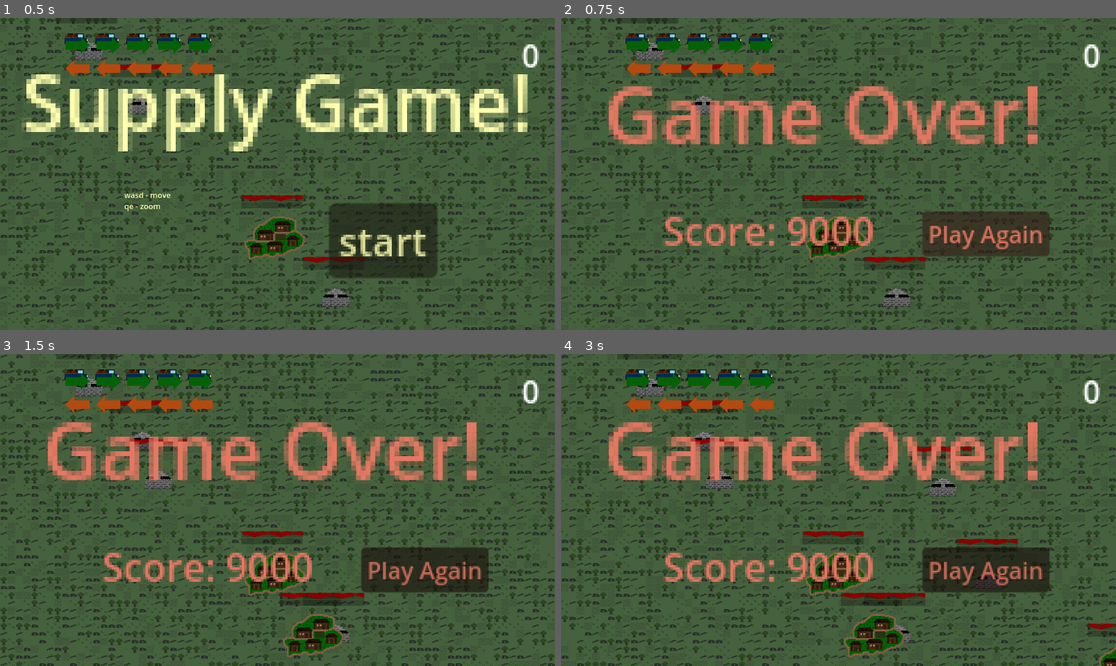
Above: before the commit, frames 1-4 (two rows, left to right).
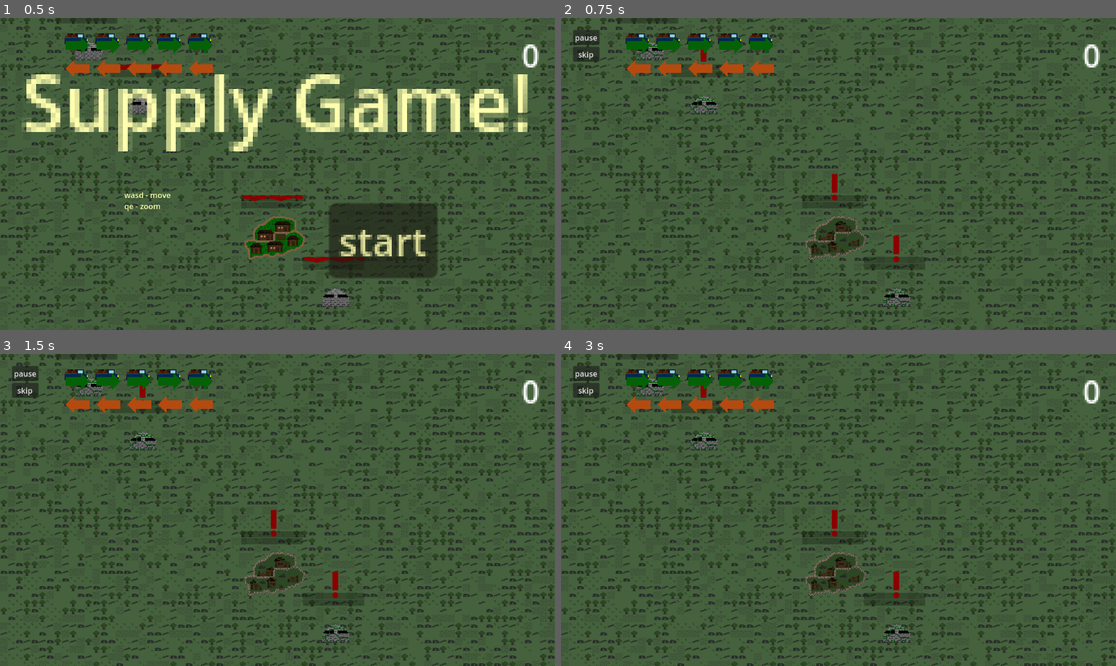
Above: after the commit, the same moments.

Repository: lewis785/ludum-dare-53
Game: Godot game, scene res://scenes/main.tscn
Same seed, same stepped clock (60 frames per second), same inputs: the game is played once before the commit and once after it.
Inputs (mouse positions are in pixels of both pictures, inside the frame that each line leads up to):
- Up to frame 1 (0.5 s): no input
- Up to frame 2 (0.75 s): click "start" at 0.5 s
- Up to frame 3 (1.5 s): click (427, 569) at 1.25 s, where only the run before the commit has a clickable "Play Again"
- Up to frame 4 (3 s): click (988, 569) at 2 s, where only the run before the commit has a clickable "Play Again"; click (988, 569) at 2.75 s, where only the run before the commit has a clickable "Play Again"

Frame 1 is identical in both runs. In frame 2, 13% of the frame differs, in the area x 2-88%, y 3-93%; in frame 3, 27%; in frame 4, 28%, in the area x 0-100%, y 0-100%.
Error before the commit: Attempt to call function 'update_position' in base 'null instance' on a null instance. (res://scenes/supply_depot/supply_depot.gd:15)

Commit message:
Revert "CHANGE truck amount back to 5"
This reverts commit 8cd076932cc0b22376a047bb011d0dcb28614a13.

Diff:
--- a/scenes/supply_depot/supply_depot.tscn
+++ b/scenes/supply_depot/supply_depot.tscn
@@ -1,7 +1,8 @@
-[gd_scene load_steps=18 format=3 uid="uid://dhf8loxej1fdg"]
+[gd_scene load_steps=19 format=3 uid="uid://dhf8loxej1fdg"]
 
 [ext_resource type="Script" path="res://scenes/supply_depot/supply_depot.gd" id="1_8fqxo"]
 [ext_resource type="Texture2D" uid="uid://o6r78b3qslt7" path="res://assets/depot-light.png" id="1_pfjkr"]
+[ext_resource type="PackedScene" uid="uid://cs533if32c81i" path="res://scenes/combat/entity.tscn" id="2_fx2ib"]
 [ext_resource type="PackedScene" uid="uid://dpmoir6bxfdp7" path="res://scenes/supply_truck/truck_coordinator.tscn" id="2_gcobm"]
 [ext_resource type="PackedScene" uid="uid://bedx7ybi8m0ef" path="res://scenes/supply_store/supply_store.tscn" id="4_3321a"]
 [ext_resource type="PackedScene" uid="uid://dws8yrkuha0xn" path="res://scenes/status_bar/status_bar.tscn" id="5_qdkt8"]
@@ -90,13 +91,18 @@
 [node name="supply_depot" type="Area2D" groups=["depots"]]
 script = ExtResource("1_8fqxo")
 
+[node name="entity" parent="." instance=ExtResource("2_fx2ib")]
+health = 100
+max_health = 100
+
 [node name="DepotSprite" type="AnimatedSprite2D" parent="."]
-position = Vector2(-2, 17)
+position = Vector2(-2, -42)
 scale = Vector2(5, 5)
 sprite_frames = SubResource("SpriteFrames_u2thd")
 animation = &"depot-healthy"
 
 [node name="truck_coordinator" parent="." instance=ExtResource("2_gcobm")]
+available_trucks = 5
 
 [node name="SupplyStore" parent="truck_coordinator" instance=ExtResource("4_3321a")]
 position = Vector2(1, 12)
@@ -111,21 +117,22 @@
 [node name="RefillTimer" type="Timer" parent="."]
 
 [node name="SupplyBar" parent="." instance=ExtResource("5_qdkt8")]
-offset_left = -77.0
-offset_top = -72.0
-offset_right = -77.0
-offset_bottom = -72.0
+offset_left = -61.0
+offset_top = -121.0
+offset_right = -61.0
+offset_bottom = -121.0
 label = "Supply"
 percentage = 100
 colour = Color(1, 0.803922, 0, 1)
 
 [node name="HealthBar" parent="." instance=ExtResource("5_qdkt8")]
-offset_left = 4.0
-offset_top = -72.0
-offset_right = 4.0
-offset_bottom = -72.0
+offset_left = -61.0
+offset_top = -135.0
+offset_right = -61.0
+offset_bottom = -135.0
 label = "Health"
 colour = Color(1, 0, 0, 1)
 
 [connection signal="body_shape_entered" from="." to="truck_coordinator" method="_on_supply_depot_body_shape_entered"]
+[connection signal="health_update" from="entity" to="HealthBar" method="_on_entity_health_update"]
 [connection signal="timeout" from="RefillTimer" to="." method="_on_refill_timer_timeout"]
